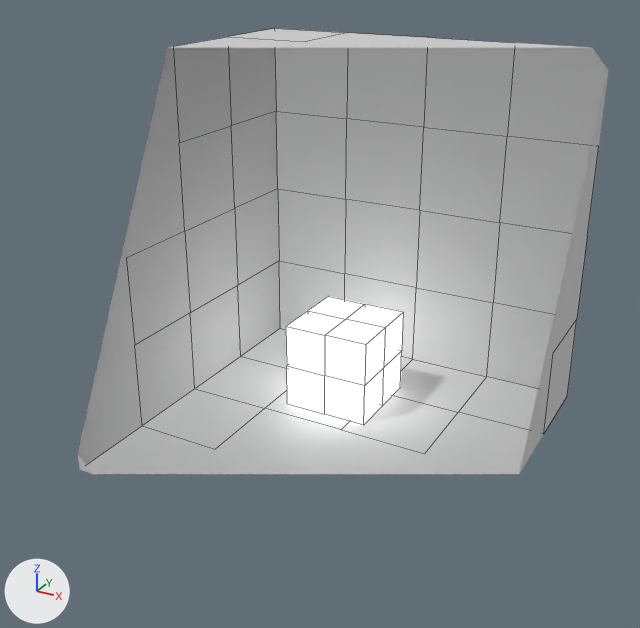
What one commit did to the OBJ model data/scene.obj.
One viewpoint serves both versions: a 50 mm lens placed at (3.91, -7.6, 5.15), pointed at (-0.1, -0.3, 1.5). The axes (+X, +Y, +Z) are drawn at lower left. The lights are the same throughout. Mesh edges are drawn as thin lines. Everything nearer to the camera than a plane just in front of the edit is cut away. Where no turn or scale is listed for an object, it has been applied to the vertices.

Names of what the first picture shows: 'Cube', 'Room_Cube.001'.
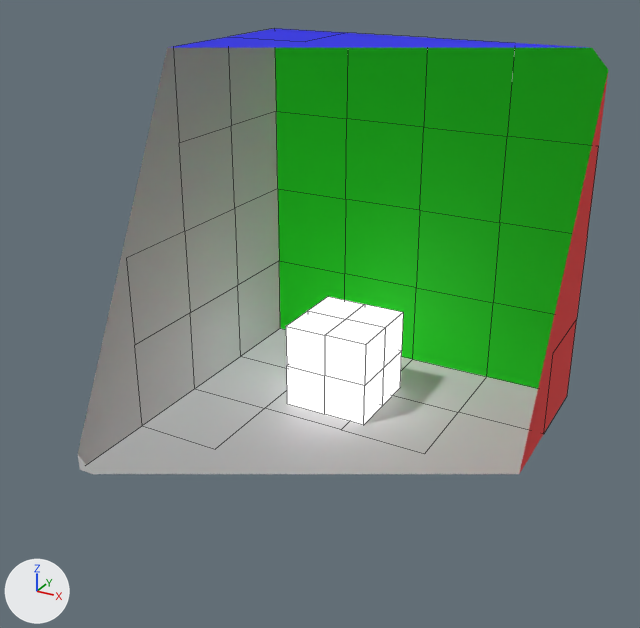
Edits to the bpy script that builds the scene:
```text
Change mat_material_005:
    mat_material_005.emission_strength: 2.0 -> 1.0
Add mat_material_002:
    mat_material_002 = principled_material('Material.002')
    mat_material_002.base_color = (0.8, 0.0, 0.0)  # red #e70000
    mat_material_002.roughness = 0.69
Add mat_material_003:
    mat_material_003 = principled_material('Material.003')
    mat_material_003.base_color = (0.0, 0.0, 0.8)  # blue #0000e7
    mat_material_003.roughness = 0.69
Add mat_material_001:
    mat_material_001 = principled_material('Material.001')
    mat_material_001.base_color = (0.0, 0.64, 0.0)  # green #00d100
    mat_material_001.roughness = 0.69
Change me_room_cube_001:
    where me_room_cube_001.from_pydata(...)  # 98 vertices, 96 faces; spans x -2.0..2.0, y -2.0..2.0, z 0.0..4.0
    used by ob_room_cube_001; location = (0.0, 0.0, 0.0)
    me_room_cube_001 part 1: 16 faces spanning x -2.0..2.0, y 2.0, z 0.0..4.0 switch from mat_material (light grey #d1d1d1) to mat_material_001 (green #00d100)
    me_room_cube_001 part 2: 16 faces spanning x 2.0, y -2.0..2.0, z 0.0..4.0 switch from mat_material (light grey #d1d1d1) to mat_material_002 (red #e70000)
    me_room_cube_001 part 3: 16 faces spanning x -2.0..2.0, y -2.0..2.0, z 4.0 switch from mat_material (light grey #d1d1d1) to mat_material_003 (blue #0000e7)
```

What differs and where, as boxes [x1, y1, x2, y2] in the pictures (640 x 628 px):
part 1 of me_room_cube_001, recoloured (grey to green): [275, 48, 608, 389] in both
part 2 of me_room_cube_001, recoloured (grey to red): [519, 74, 608, 474] in both
part 3 of me_room_cube_001, recoloured (grey to blue): [168, 28, 591, 48] in both
